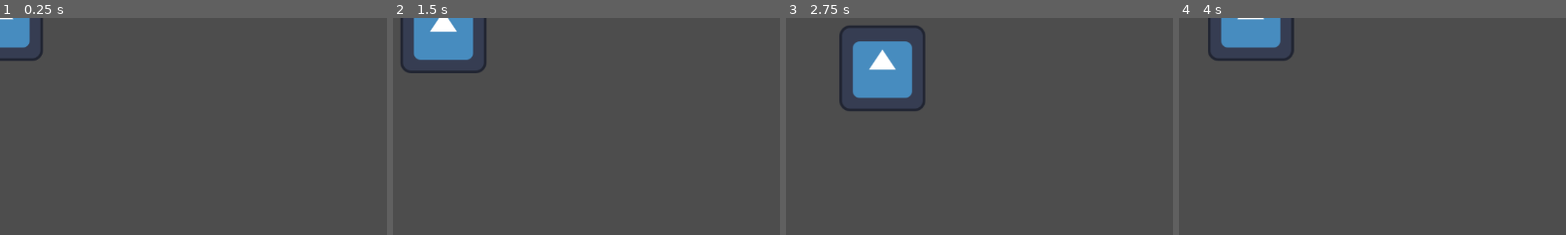
Above: before the commit, frames 1-4 (left to right).
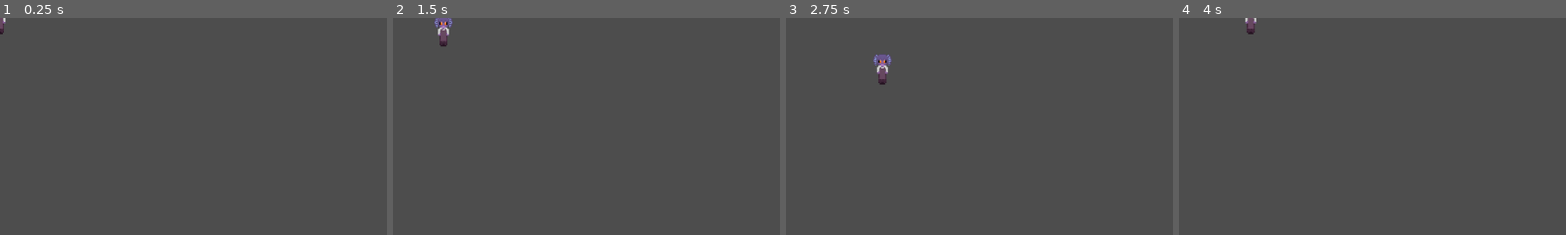
Above: after the commit, the same moments.

Repository: Chihirios/godot-test
Game: Godot game, scene res://scenes/player.tscn
The game is run twice, just before and just after one commit, with the same random seed, the same clock (stepped at 60 frames per second) and the same inputs. The project has no main scene, so this scene is started directly. The engine's default icon, where the game draws it, is replaced by a stand-in: a white triangle on a blue panel in a dark square.
Inputs:
- Up to frame 1 (0.25 s): no input
- Up to frame 2 (1.5 s): tap Enter at 0.5 s; hold Right (right) 0.53-1.28 s; hold Down (down) from 1.28 s (still down)
- Up to frame 3 (2.75 s): release Down (down) at 2.03 s; hold Right (right) from 2.03 s (still down)
- Up to frame 4 (4 s): release Right (right) at 2.78 s; hold Up (up) 2.78-3.53 s; hold Left (left) from 3.53 s (still down)
The pictures show only the part of the screen within x 0-50%, y 0-50%; the shares and areas given below are measured in that part.

The runs differ from the first frame. In frame 1, 1.3% of the frame differs, in the area x 0-12%, y 0-20%; in frame 2, 3.7%; in frame 3, 5.2%, in the area x 13-37%, y 3-43%; in frame 4, 2.7%.

Commit message:
Added Test Sprite

Diff:
--- a/scenes/player.tscn
+++ b/scenes/player.tscn
@@ -1,9 +1,9 @@
 [gd_scene load_steps=4 format=3 uid="uid://drtylgnkhiyiv"]
 
 [ext_resource type="Script" path="res://scripts/movescript.gd" id="1_evqro"]
-[ext_resource type="Texture2D" uid="uid://deik8l0ejvh2m" path="res://icon.svg" id="2_omvqm"]
+[ext_resource type="Texture2D" uid="uid://cn00fp2koq5kv" path="res://assets/Citzel1.png" id="2_s4dqp"]
 
-[sub_resource type="CircleShape2D" id="CircleShape2D_vjx7t"]
+[sub_resource type="CircleShape2D" id="CircleShape2D_xcipf"]
 
 [node name="Player" type="Node2D"]
 
@@ -11,7 +11,7 @@
 script = ExtResource("1_evqro")
 
 [node name="CollisionShape2D" type="CollisionShape2D" parent="CharacterBody2D"]
-shape = SubResource("CircleShape2D_vjx7t")
+shape = SubResource("CircleShape2D_xcipf")
 
 [node name="Sprite2D" type="Sprite2D" parent="CharacterBody2D"]
-texture = ExtResource("2_omvqm")
+texture = ExtResource("2_s4dqp")
Binary file added: assets/Citzel1.png
Not shown, added: assets/Citzel1.png.import
